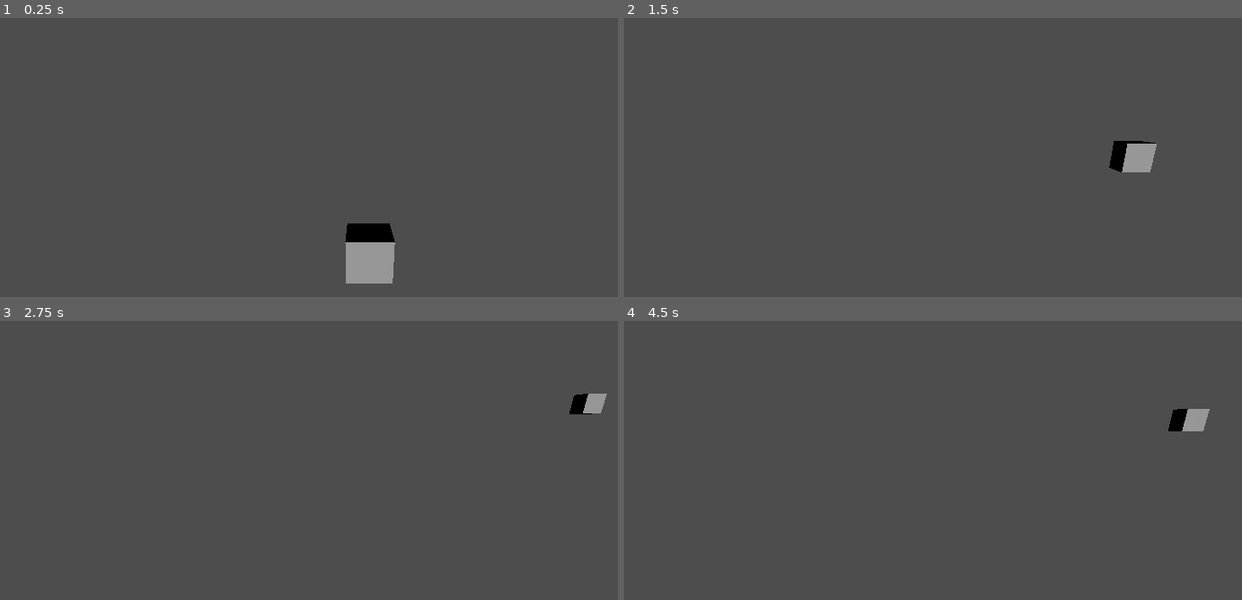
Above: before the commit, frames 1-4 (two rows, left to right).
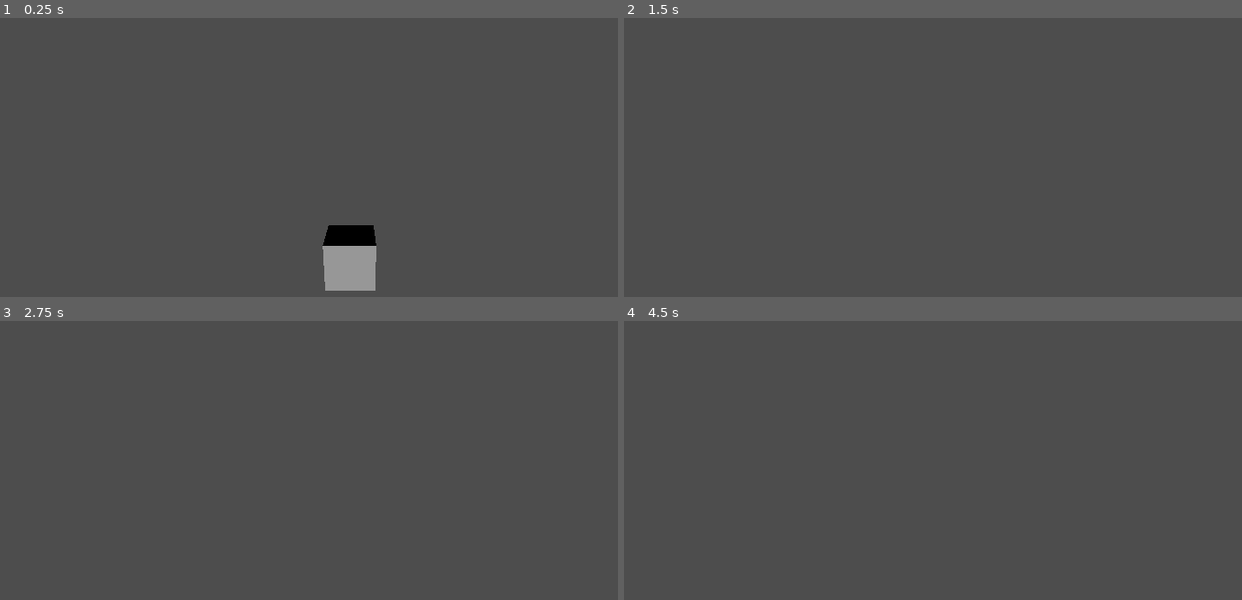
Above: after the commit, the same moments.

Repository: JamesClarke01/boids
Game: Godot game, scene res://seek.tscn
Same seed, same stepped clock (60 frames per second), same inputs: the game is played once before the commit and once after it.
Inputs:
- Up to frame 1 (0.25 s): no input
- Up to frame 2 (1.5 s): no input
- Up to frame 3 (2.75 s): no input
- Up to frame 4 (4.5 s): no input

The runs differ from the first frame. In frame 1, 1.6% of the frame differs, in the area x 52-64%, y 73-98%; in frame 2, 0.8%; in frame 3, 0.4%; in frame 4, 0.5%.

Commit message:
Target moving after duration

Diff:
--- a/Boid.gd
+++ b/Boid.gd
@@ -18,7 +18,6 @@
 	toTarget = toTarget.normalized() #normalise
 	var desired = toTarget * max_speed #scale to max speed
 	return desired - vel #return steering vector to target
-
 
 func _physics_process(delta):
 
--- a/seek.tscn
+++ b/seek.tscn
@@ -1,6 +1,7 @@
-[gd_scene load_steps=4 format=3 uid="uid://c8lgxg5q07c0m"]
+[gd_scene load_steps=5 format=3 uid="uid://c8lgxg5q07c0m"]
 
 [ext_resource type="Script" path="res://Boid.gd" id="1_mfugs"]
+[ext_resource type="Script" path="res://target.gd" id="2_eepa0"]
 
 [sub_resource type="BoxMesh" id="BoxMesh_4xt6x"]
 
@@ -19,9 +20,16 @@
 
 [node name="target" type="Marker3D" parent="."]
 transform = Transform3D(1, 0, 0, 0, 1, 0, 0, 0, 1, 10.7044, 3.13836, -9.25516)
+script = ExtResource("2_eepa0")
+
+[node name="Timer" type="Timer" parent="target"]
+wait_time = 5.0
+autostart = true
 
 [node name="Camera3D" type="Camera3D" parent="."]
 transform = Transform3D(1, 0, 0, 0, 0.932179, 0.361999, 0, -0.361999, 0.932179, 0, 2.9091, 5.07572)
 
 [node name="DirectionalLight3D" type="DirectionalLight3D" parent="."]
 transform = Transform3D(1, 0, 0, 0, 1, 0, 0, 0, 1, 0, 5.30441, 0)
+
+[connection signal="timeout" from="target/Timer" to="target" method="_on_timer_timeout"]
--- /dev/null
+++ b/target.gd
@@ -0,0 +1,28 @@
+extends Marker3D
+
+@export var radius = 20
+
+func random_point_in_unit_sphere() -> Vector3:
+	var theta = randf_range(0, 2 * PI)
+	var phi = randf_range(0, PI)
+	var r = pow(randf_range(0, 1), 1.0/3.0)  # Cube root for uniform distribution
+
+	var x = r * sin(phi) * cos(theta)
+	var y = r * sin(phi) * sin(theta)
+	var z = r * cos(phi)
+	return Vector3(x, y, z)
+
+#This function called by timer at a set interval
+func moveTarget():
+	global_transform.origin = random_point_in_unit_sphere() * radius
+
+# Called when the node enters the scene tree for the first time.
+func _ready():
+	moveTarget()
+
+func _on_timer_timeout():
+	moveTarget()
+
+# Called every frame. 'delta' is the elapsed time since the previous frame.
+func _process(delta):
+	pass
